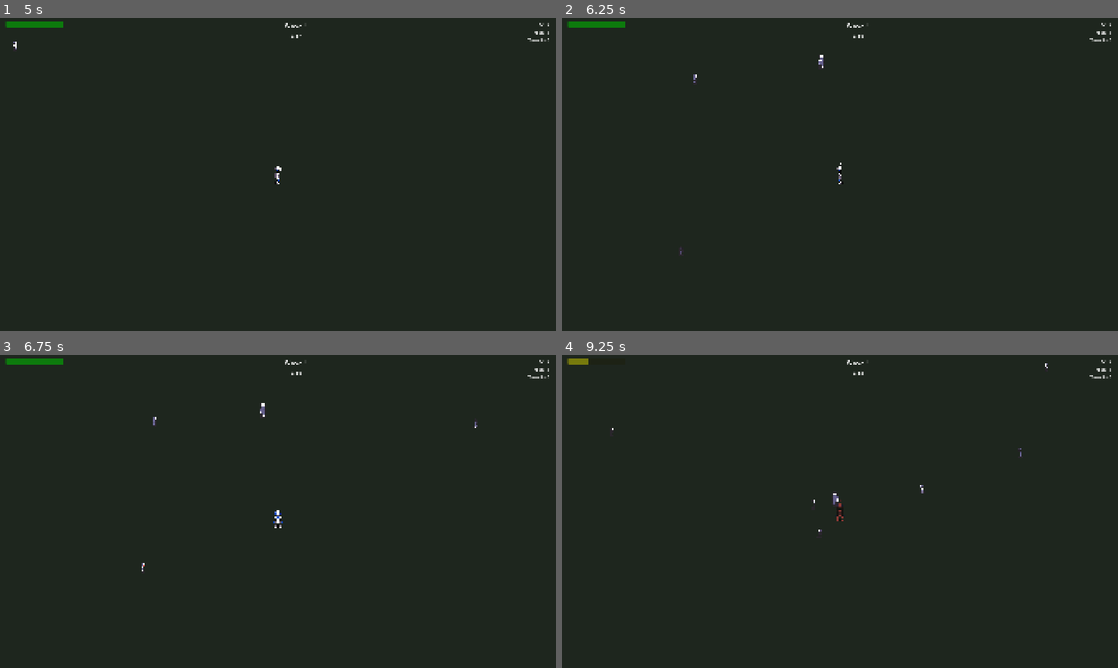
Above: before the commit, frames 1-4 (two rows, left to right).
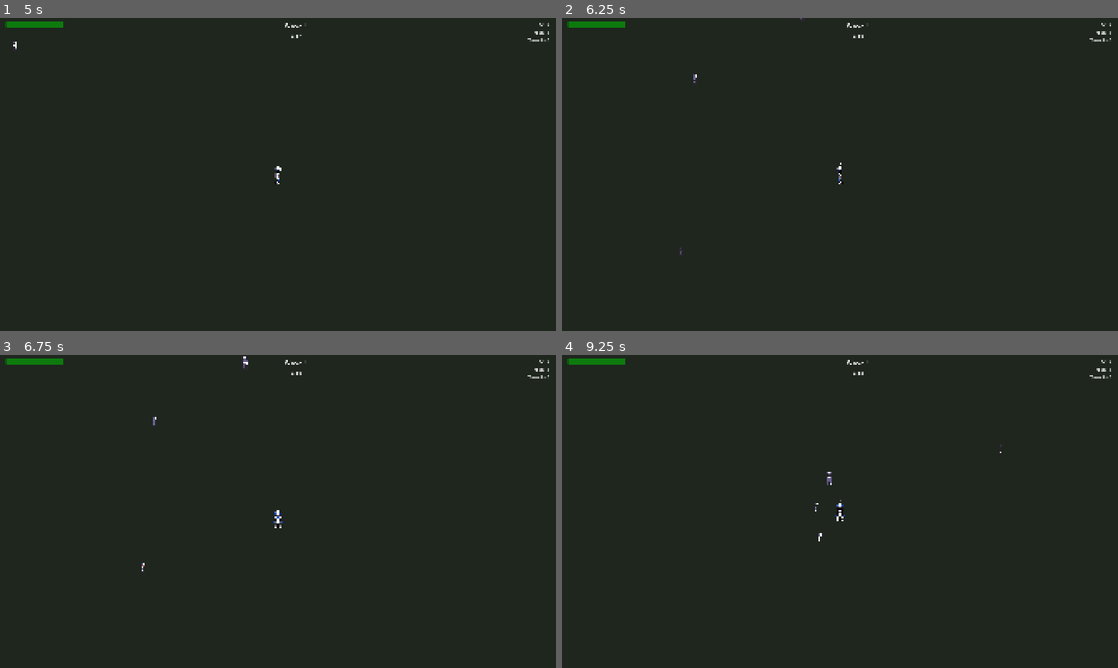
Above: after the commit, the same moments.

Repository: arebolledo2/turret-game
Game: Godot game, scene res://scenes/main.tscn
Same seed, same stepped clock (60 frames per second), same inputs: the game is played once before the commit and once after it.
Inputs (mouse positions are in pixels of both pictures, inside the frame that each line leads up to):
- Up to frame 1 (5 s): click "Easy - Relaxed gameplay for l…" at 0.5 s; click "Continue to Wave" at 1.25 s; tap Enter at 2, 3.5 s; move the mouse to (400, 158) at 2.02 s; hold D (move_right) 2.03-2.75 s; tap F (pickup_turret) at 2.1 s; click (400, 158) at 2.17 s; tap Space at 2.75, 4.25 s; drag from (166, 190) to (250, 237) at 2.77 s; move the mouse to (333, 105) at 3.52 s; hold D (move_right) 3.53-4.25 s; hold Shift 3.53-4.25 s; drag from (250, 237) to (111, 127) at 4.27 s
- Up to frame 2 (6.25 s): tap Enter at 5 s; move the mouse to (1006, 221) at 5.02 s; hold A (move_left) 5.03-5.75 s; tap Ctrl at 5.1 s; tap Space at 5.75 s; drag from (673, 127) to (756, 96) at 5.77 s
- Up to frame 3 (6.75 s): move the mouse to (305, 511) at 6.52 s; hold S (move_down) from 6.53 s (still down); tap Tab (toggle_range) at 6.6 s; click (305, 511) at 6.67 s
- Up to frame 4 (9.25 s): release S (move_down) at 7.25 s; drag from (756, 433) to (728, 527) at 7.27 s; move the mouse to (962, 495) at 8.02 s; hold W (move_up) 8.03-8.75 s; tap Alt at 8.1 s; drag from (728, 527) to (812, 574) at 8.77 s

Frame 1 is identical in both runs. In frame 2, less than 0.1% of the frame differs, in the area x 42-47%, y 0-16%; in frame 3, less than 0.1%; in frame 4, 0.4%, in the area x 0-88%, y 1-60%.

Commit message:
Fix some wave spawning

Diff:
--- a/scripts/autoload/globals.gd
+++ b/scripts/autoload/globals.gd
@@ -595,7 +595,7 @@
 # Wave Timing
 const WAVE_ANNOUNCEMENT_TIME: float = 1.5
 const TURRET_SPAWN_TIME: float = 0.5
-const BETWEEN_WAVE_PAUSE: float = 2.0
+const BETWEEN_WAVE_PAUSE: float = 0.5
 const WAVE_BASE_DURATION: float = 20.0  # wave 1
 const WAVE_DURATION_INCREMENT: float = 4.0  # per wave
 const WAVE_BASE_ENEMY_COUNT: int = 10
--- a/scripts/enemy_spawner.gd
+++ b/scripts/enemy_spawner.gd
@@ -10,7 +10,6 @@
 var current_wave: int = 0
 var is_spawning: bool = false
 var wave_duration: float = 0.0
-var wave_elapsed: float = 0.0
 
 # Enemy type spawning stats
 var enemies_spawned_by_type: Dictionary = {}  # Track spawns per type
@@ -60,7 +59,6 @@
 	enemies_to_spawn = Globals.get_wave_enemy_count(wave)
 	enemies_spawned = 0
 	wave_duration = Globals.get_wave_duration(wave)
-	wave_elapsed = 0.0
 	enemies_spawned_by_type.clear()
 	is_spawning = true
 
@@ -75,66 +73,43 @@
 	is_spawning = false
 	spawn_timer.stop()
 	enemies_to_spawn = 0
-	wave_elapsed = 0.0
 
-func _process(delta: float) -> void:
-	if is_spawning:
-		wave_elapsed += delta
-		# Dynamically update spawn interval as wave progresses
-		_update_spawn_interval()
-
-func _update_spawn_interval() -> void:
-	if wave_duration <= 0:
+func update_spawn_rate(wave_time_remaining: float) -> void:
+	"""Called by game manager to update spawn rate based on wave progress."""
+	if not is_spawning or wave_duration <= 0:
 		return
 
-	var remaining_enemies: int = enemies_to_spawn - enemies_spawned
-	if remaining_enemies <= 0:
-		return
-
-	# Progress from 0 to 1 throughout the wave
+	# Calculate progress: starts at 0 (beginning) and goes to 1 (end)
+	var wave_elapsed := wave_duration - wave_time_remaining
 	var progress := clampf(wave_elapsed / wave_duration, 0.0, 1.0)
 
 	# Ramping spawn rate: starts slow, ends fast
-	# At progress 0: spawn at 0.5x the "even" rate (slower start)
-	# At progress 1: spawn at 2.0x the "even" rate (fast finish)
-	var rate_multiplier := 0.5 + (progress * 1.5)
+	# At progress 0: spawn slower (3.0s interval)
+	# At progress 1: spawn faster (0.15s interval)
+	# Linear interpolation from slow to fast
+	var spawn_interval: float = lerpf(3.0, 0.15, progress)
 
-	# Calculate the "even" interval to spawn all enemies over the full wave duration
-	# This gives us a baseline - if we spawned evenly, each enemy gets this much time
-	var even_interval: float = wave_duration / float(enemies_to_spawn)
+	# Update the spawn timer
+	spawn_timer.wait_time = spawn_interval
 
-	# Apply the ramping multiplier
-	var adjusted_interval := even_interval / rate_multiplier
-
-	# Safety: as we approach the end, spawn faster to ensure completion
-	var remaining_time: float = wave_duration - wave_elapsed
-	if remaining_time > 0 and remaining_enemies > 0:
-		# Calculate the max interval we can use to finish on time (with 10% buffer)
-		var max_safe_interval := (remaining_time * 0.9) / float(remaining_enemies)
-		adjusted_interval = minf(adjusted_interval, max_safe_interval)
-
-	# Clamp to reasonable values (min 0.15s, max 3.0s)
-	spawn_timer.wait_time = clampf(adjusted_interval, 0.15, 3.0)
+func _update_spawn_interval() -> void:
+	"""Initialize spawn interval at wave start."""
+	spawn_timer.wait_time = 3.0  # Start slow
 
 func _on_spawn_timer_timeout() -> void:
-	if not is_spawning or enemies_to_spawn <= 0 or enemies_spawned >= enemies_to_spawn:
+	if not is_spawning:
 		return
 
 	_spawn_random_enemy()
 
 func _spawn_random_enemy() -> void:
 	"""Select a random enemy type and spawn it (possibly multiple for swarm types)."""
-	if enemies_spawned >= enemies_to_spawn:
-		return
-
 	# Select random enemy type based on wave and weights
 	var enemy_type := Globals.select_random_enemy_type(current_wave)
 	var spawn_count := Globals.get_enemy_spawn_count(enemy_type)
 
 	# Spawn the enemy (or multiple for swarm types)
 	for i in range(spawn_count):
-		if enemies_spawned >= enemies_to_spawn:
-			break
 		spawn_enemy(enemy_type)
 		enemies_spawned += 1
 
--- a/scripts/game_manager.gd
+++ b/scripts/game_manager.gd
@@ -83,6 +83,10 @@
 	wave_timer -= delta
 	Events.wave_timer_updated.emit(wave_timer)
 
+	# Update spawn rate based on remaining time
+	if enemy_spawner and enemy_spawner.has_method("update_spawn_rate"):
+		enemy_spawner.update_spawn_rate(wave_timer)
+
 	if wave_timer <= 0:
 		end_wave()
 
Not shown, changed: .claude/settings.local.json
